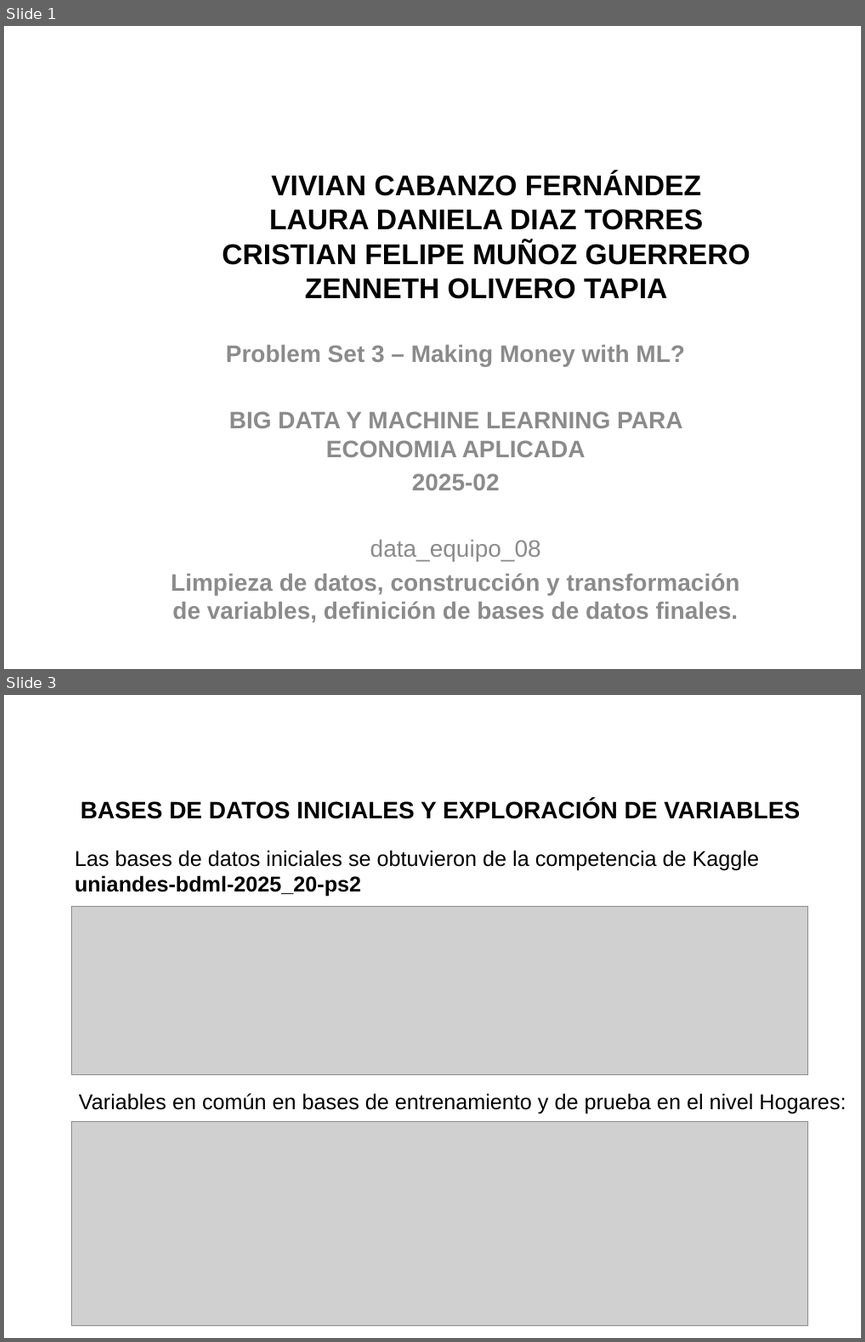
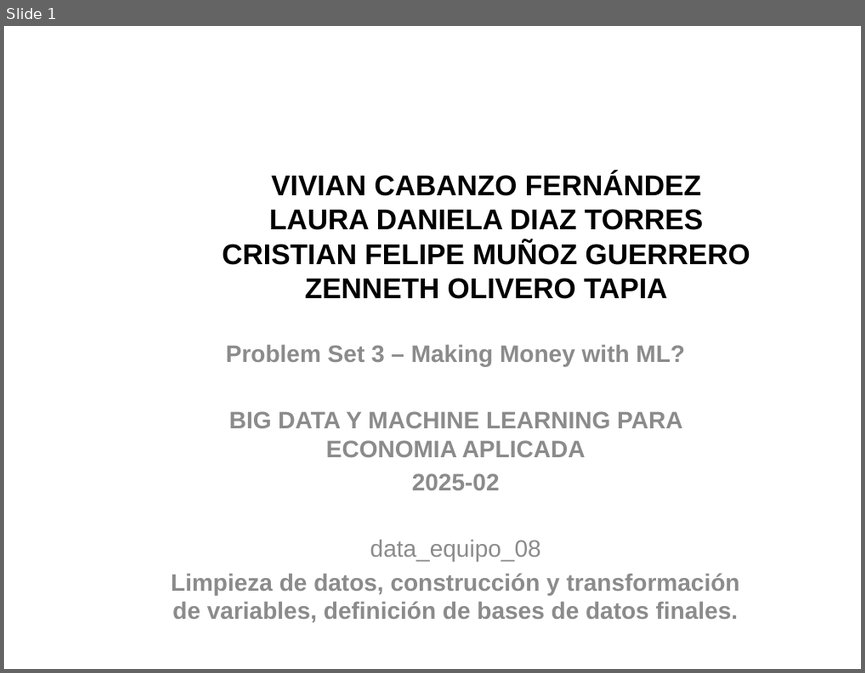
Before and after one commit to zoliverot/Taller3_Making-Money-with-ML, a slide deck: reports/slides/data_equipo_08.pptx. Shown one above the other, each under a label of ours: slides 1 and 3 before the commit, slide 1 after it; the slides between them are not shown. The pictures are 865x1342 and 865x673 pixels, drawn with LibreOffice and Linux fonts; fonts in the diff are those of the drawing; grey boxes stand for pictures; background and template pictures are left out. Boxes give left, top, right and bottom in pixels: in the first picture for what was removed or moved away, otherwise in the second. Text is boxed around its words. In the diff, an @@ line names an element or a change of style, - is before the commit and + after.

```diff
--- a/reports/slides/data_equipo_08.pptx
+++ b/reports/slides/data_equipo_08.pptx
@@ slide 3 removed at bbox=[4, 695, 861, 1338], background picture (left out) @@
@@ title removed at bbox=[80, 800, 800, 819] @@
-BASES DE DATOS INICIALES Y EXPLORACIÓN DE VARIABLES
@@ text removed at bbox=[75, 850, 759, 896] @@
-Las bases de datos iniciales se obtuvieron de la competencia de Kaggle
-uniandes-bdml-2025_20-ps2
@@ picture removed at bbox=[72, 906, 808, 1075] @@
@@ text removed at bbox=[79, 1093, 846, 1114] @@
-Variables en común en bases de entrenamiento y de prueba en el nivel Hogares:
@@ picture removed at bbox=[72, 1122, 808, 1326] @@
```
Also in this commit, not shown: 1 slide added, 5 other slides removed, 2 other files.
